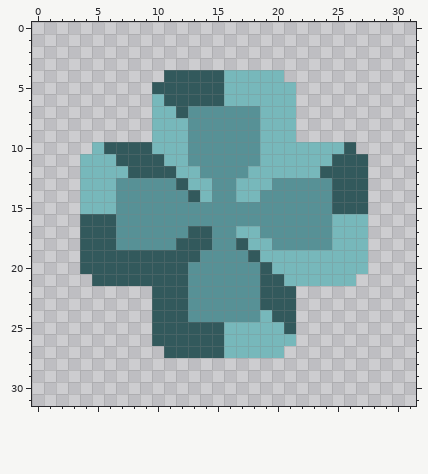
Pixel-art sprite, stored at sprites/items/nitrace.png. The picture above was drawn from the file before the commit.
The file is 32x32 pixels.
And afterwards:
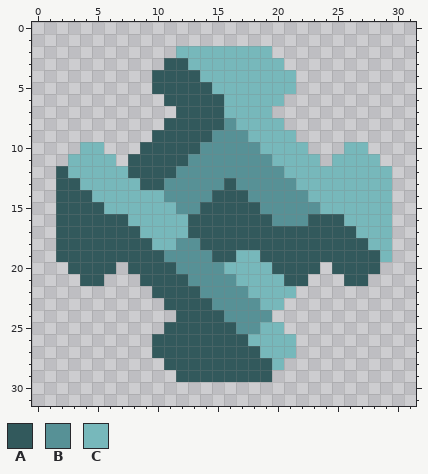
Palette (. is transparent): A #32595c  B #579196  C #77b8bb
What changed:
Changed rows in their new state; - is an unchanged pixel.
first column x 2:
 2 ----------CCCCCCCC----------
 3 ---------AACCCCCCCC---------
 4 --------A---CC-----C--------
 5 -------------C--------------
 6 --------.----------.--------
 7 --------..-AAACCC-..--------
 8 --------.AAAAA-CC--.--------
 9 --------AAAAA---C-----------
10 --C-...-AAAA---------...CC--
11 -C---.---AA------B----.CCCC-
12 AC--------BB----BBB---CCCCCC
13 AA---CCAA-BBB-ABBB--CCCCCCCC
14 AAA--CCCC--BBAAAB----CCCCCCC
15 AAAA-CCCCC--AAAAA-----CCCCCC
16 AA---ACCCCCAAAAAAA---AAA--CC
17 AA---AACCCC--AAAAAAAAAAAA-CC
18 AA---AAACCBB-AA-AAAAAAAAAACC
19 AA-------BBB-AACCAAAAAAAAAAC
20 -A---.----B---CCCCAAAA.AAAA-
21 --A-...--------CCCCAA...AA--
22 -----------A----CCCC--------
23 --------.--AA----CC.--------
24 --------..-AAA---B..--------
25 --------.-----ABB--.--------
26 --------------AA------------
27 --------A-----AAA--C--------
28 ---------AAAAAAAAAC---------
29 ----------AAAAAAAA----------
Where, in picture pixels (left, top, right, bottom), the same in both pictures:
changed: (56, 46, 392, 382)
